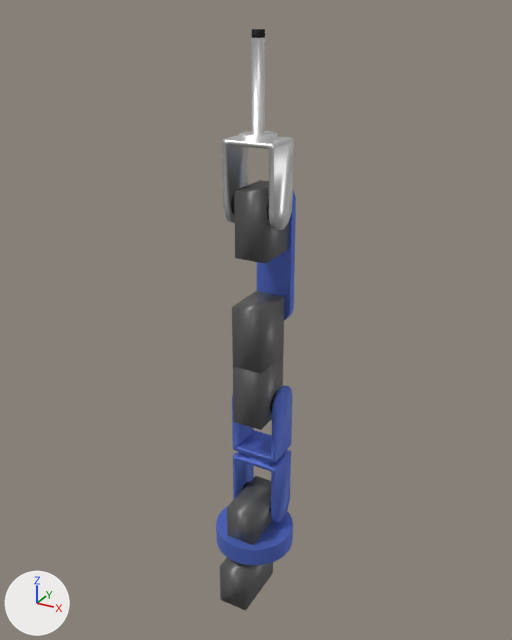
The Blender file assets/generic.blend, before and after one commit.
The view is the same before and after, from a 50 mm camera at (7.18, -12.98, 13.52) aimed at (-0.09, 0.24, 6.91). The axes (+X, +Y, +Z) are drawn at lower left. The lights are the same throughout. The older version comes first.

The first picture shows 'Cylinder', 'Cylinder.001', 'basic segment.001', 'basic segment.002', 'basic servo linked.001', 'basic servo linked.002', 'basic servo.001', 'basic servo.002', 'basic servo.003', 'connector.002', 'connector.003'.
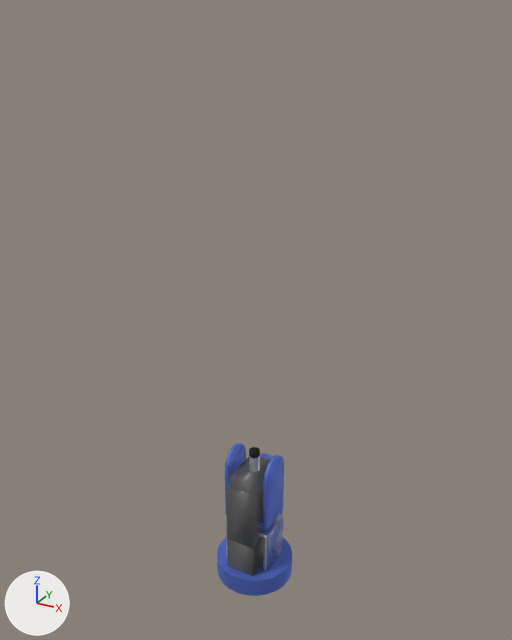
Not drawn themselves, but carrying or shaping drawn objects: ob_base_top_servo_linked, ob_s1_empty, ob_basic_segment_empty_001, ob_rotation_empty_002, ob_rotation_top_servo_empty_002, ob_rotation_empty_003, ob_basic_servo_empty_002, ob_basic_top_servo_empty_001, ob_basic_servo_empty_003, ob_basic_segment_empty_002.

Where the change shows, as pixel boxes [x1, y1, x2, y2] in the pictures (512 x 640 px):
'basic segment.002', moved, turned: before [222, 29, 294, 230]; after [226, 447, 283, 572]
'basic segment.001', moved, turned: before [232, 386, 292, 523]; after [225, 443, 284, 569]
'basic servo linked.002', moved, turned: before [232, 291, 284, 374]; after [226, 487, 263, 548]
'basic servo.003', moved, turned: before [234, 180, 289, 263]; after [229, 457, 270, 535]
'Cylinder', moved: before [216, 506, 293, 565]; after [217, 537, 292, 596]
'basic servo.002', moved, turned: before [233, 355, 283, 430]; after [227, 538, 263, 576]
'basic servo.001', moved (mostly hidden afterwards): before [227, 476, 272, 545]; after [253, 540, 263, 573]
'Cylinder.001', moved, turned (mostly hidden afterwards): before [257, 191, 296, 320]; after [260, 453, 282, 515]
'basic servo linked.001', moved (not visible afterwards): before [220, 558, 273, 611]
'connector.003', moved, turned (not visible afterwards): before [231, 194, 270, 221]
'connector.002', moved, turned (not visible afterwards): before [270, 391, 278, 414]
'connector.001', moved (not visible afterwards): before [242, 482, 271, 514]

What changed in the scene script:
```text
Change ob_base_top_servo_linked:
    ob_base_top_servo_linked.location: (0.0, -0.4, 0.0) -> (0.0, 0.4, 0.562)
    ob_base_top_servo_linked.delta_location: (0.0, 0.0, -0.562) -> (0.0, -0.4, -0.562)
Change ob_s1_empty:
    ob_s1_empty.location: (0.0, 0.0, 1.0) -> (0.0, 0.0, -1.0)
    add ob_s1_empty.delta_location = (0.0, 0.0, 1.0)
Change ob_cylinder:
    ob_cylinder.location: (0.0, 0.0, 1.0) -> (0.0, 0.0, 0.0)
    add ob_cylinder.delta_location = (0.0, 0.0, 1.0)
Change ob_basic_segment_empty_001:
    ob_basic_segment_empty_001.location: (0.0, 0.4, 1.762) -> (0.0, -0.4, -1.762)
    add ob_basic_segment_empty_001.delta_location = (0.0, 0.4, 1.762)
Change ob_basic_segment_001:
    ob_basic_segment_001.rotation_euler: (1.571, 0.0, 1.571) -> (0.0, 0.0, 0.0)  # degrees (90, 0, 90) -> degrees (0, 0, 0)
    ob_basic_segment_001.location: (0.55, 0.0, 0.0) -> (0.0, 0.0, 0.0)
    ob_basic_segment_001.delta_location: (0.0, 0.4, 1.762) -> (0.55, 0.4, 1.762)
    add ob_basic_segment_001.delta_rotation_euler = (1.571, 0.0, 1.571)
Change ob_basic_servo_empty_002:
    ob_basic_servo_empty_002.rotation_euler: (-1.571, 0.0, 0.0) -> (0.0, 0.0, 0.0)  # degrees (-90, 0, 0) -> degrees (0, 0, 0)
    ob_basic_servo_empty_002.location: (0.0, -0.362, 5.713) -> (0.0, 0.0, 0.0)
    ob_basic_servo_empty_002.delta_location: (0.0, 0.0, -0.562) -> (0.0, -0.362, 5.15)
    add ob_basic_servo_empty_002.delta_rotation_euler = (-1.571, 0.0, 0.0)
Change ob_rotation_empty_002:
    ob_rotation_empty_002.rotation_euler: (-1.571, 0.0, 0.0) -> (0.0, 0.0, 0.0)  # degrees (-90, 0, 0) -> degrees (0, 0, 0)
    ob_rotation_empty_002.location: (0.0, 0.4, 4.75) -> (0.0, -0.4, -4.75)
    add ob_rotation_empty_002.delta_location = (0.0, 0.4, 4.75)
    add ob_rotation_empty_002.delta_rotation_euler = (-1.571, 0.0, 0.0)
Change ob_connector_002:
    ob_connector_002.rotation_euler: (1.571, 0.0, 1.571) -> (0.0, 0.0, 0.0)  # degrees (90, 0, 90) -> degrees (0, 0, 0)
    ob_connector_002.location: (0.45, 0.5, 0.3) -> (0.0, 0.0, 0.0)
    add ob_connector_002.delta_location = (0.45, 0.5, 0.3)
    add ob_connector_002.delta_rotation_euler = (1.571, 0.0, 1.571)
Change ob_basic_top_servo_empty_001:
    ob_basic_top_servo_empty_001.rotation_euler: (-1.571, -3.142, 0.0) -> (0.0, 0.0, 0.0)  # degrees (-90, -180, 0) -> degrees (0, 0, 0)
    ob_basic_top_servo_empty_001.location: (0.0, -0.36, 7.208) -> (0.0, 0.0, 0.0)
    ob_basic_top_servo_empty_001.delta_location: (0.0, 0.0, -0.562) -> (0.0, -0.36, 6.646)
    add ob_basic_top_servo_empty_001.delta_rotation_euler = (-1.571, -3.142, 0.0)
Change ob_rotation_top_servo_empty_002:
    ob_rotation_top_servo_empty_002.rotation_euler: (3.142, 0.0, 1.571) -> (0.0, 0.0, 0.0)  # degrees (180, 0, 90) -> degrees (0, 0, 0)
    ob_rotation_top_servo_empty_002.location: (0.0, 0.0025, 6.846) -> (0.0, -0.403, -7.046)
    ob_rotation_top_servo_empty_002.delta_location: (0.0, 0.4, 0.2) -> (0.0, 0.403, 7.046)
    ob_rotation_top_servo_empty_002.delta_rotation_euler: (0.0, -1.571, 0.0) -> (1.571, 0.0, 1.571)
Change ob_cylinder_001:
    ob_cylinder_001.rotation_euler: (1.571, 0.0, 3.142) -> (0.0, 0.0, 0.0)  # degrees (90, 0, 180) -> degrees (0, 0, 0)
    ob_cylinder_001.location: (0.0, 0.621, 0.0) -> (0.0, 0.0, 0.0)
    ob_cylinder_001.delta_location: (0.0, 0.403, 7.046) -> (0.0, 1.024, 7.046)
    add ob_cylinder_001.delta_rotation_euler = (1.571, 0.0, 3.142)
Change ob_basic_servo_empty_003:
    ob_basic_servo_empty_003.rotation_euler: (1.571, 0.0, 0.0) -> (0.0, 0.0, 0.0)  # degrees (90, 0, 0) -> degrees (0, 0, 0)
    add ob_basic_servo_empty_003.parent = ob_rotation_top_servo_empty_002
    add ob_basic_servo_empty_003.matrix_parent_inverse = Matrix(((0.0, 1.0, 0.0, -0.402), (0.0, 0.0, 1.0, -7.046), (1.0, 0.0, 0.0, 0.0), (0.0, 0.0, 0.0, 1.0)))
    ob_basic_servo_empty_003.location: (0.0, 0.932, 9.808) -> (0.0, 0.0, 0.0)
    ob_basic_servo_empty_003.delta_location: (0.0, 0.0, -0.562) -> (0.0, 0.932, 9.246)
    add ob_basic_servo_empty_003.delta_rotation_euler = (1.571, 0.0, 0.0)
Change ob_rotation_empty_003:
    ob_rotation_empty_003.rotation_euler: (1.571, 0.0, 0.0) -> (0.0, 0.0, 0.0)  # degrees (90, 0, 0) -> degrees (0, 0, 0)
    ob_rotation_empty_003.location: (0.0, 0.17, 9.646) -> (0.0, -0.17, -9.646)
    add ob_rotation_empty_003.delta_location = (0.0, 0.17, 9.646)
    add ob_rotation_empty_003.delta_rotation_euler = (1.571, 0.0, 0.0)
Change ob_connector_003:
    ob_connector_003.rotation_euler: (1.571, 0.0, 1.571) -> (0.0, 0.0, 0.0)  # degrees (90, 0, 90) -> degrees (0, 0, 0)
    ob_connector_003.location: (0.45, 0.5, 0.3) -> (0.0, 0.0, 0.0)
    add ob_connector_003.delta_location = (0.45, 0.5, 0.3)
    add ob_connector_003.delta_rotation_euler = (1.571, 0.0, 1.571)
Change ob_basic_segment_empty_002:
    ob_basic_segment_empty_002.location: (0.0, 0.17, 9.646) -> (0.0, 0.0, 0.0)
    add ob_basic_segment_empty_002.delta_location = (0.0, 0.17, 9.646)
Change ob_basic_segment_002:
    ob_basic_segment_002.rotation_euler: (1.571, 0.0, 1.571) -> (0.0, 0.0, 0.0)  # degrees (90, 0, 90) -> degrees (0, 0, 0)
    ob_basic_segment_002.location: (0.55, 0.0, 0.0) -> (0.0, 0.0, 0.0)
    ob_basic_segment_002.delta_location: (0.0, 0.4, 1.762) -> (0.55, 0.4, 1.762)
    add ob_basic_segment_002.delta_rotation_euler = (1.571, 0.0, 1.571)
```
